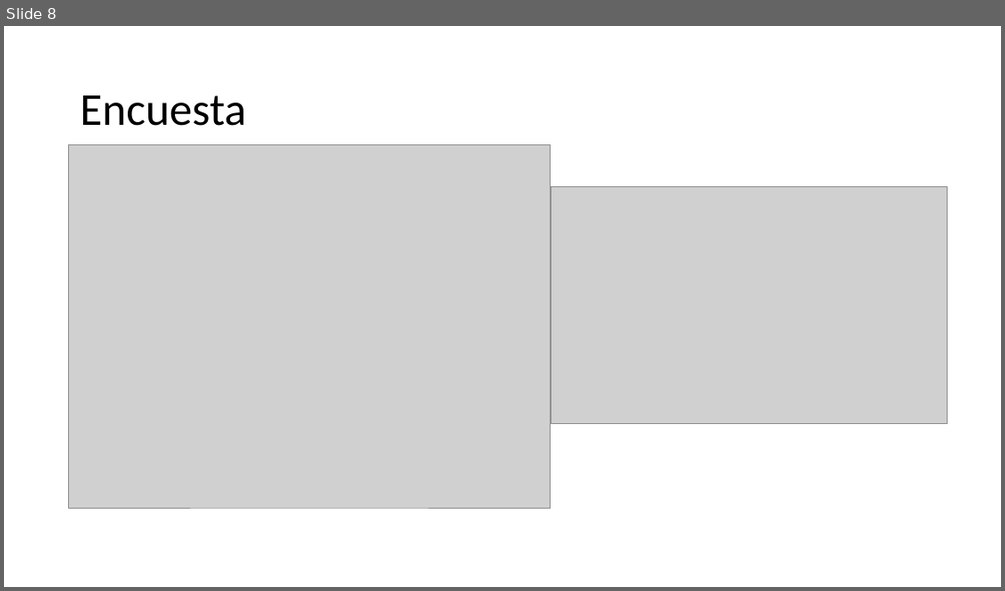
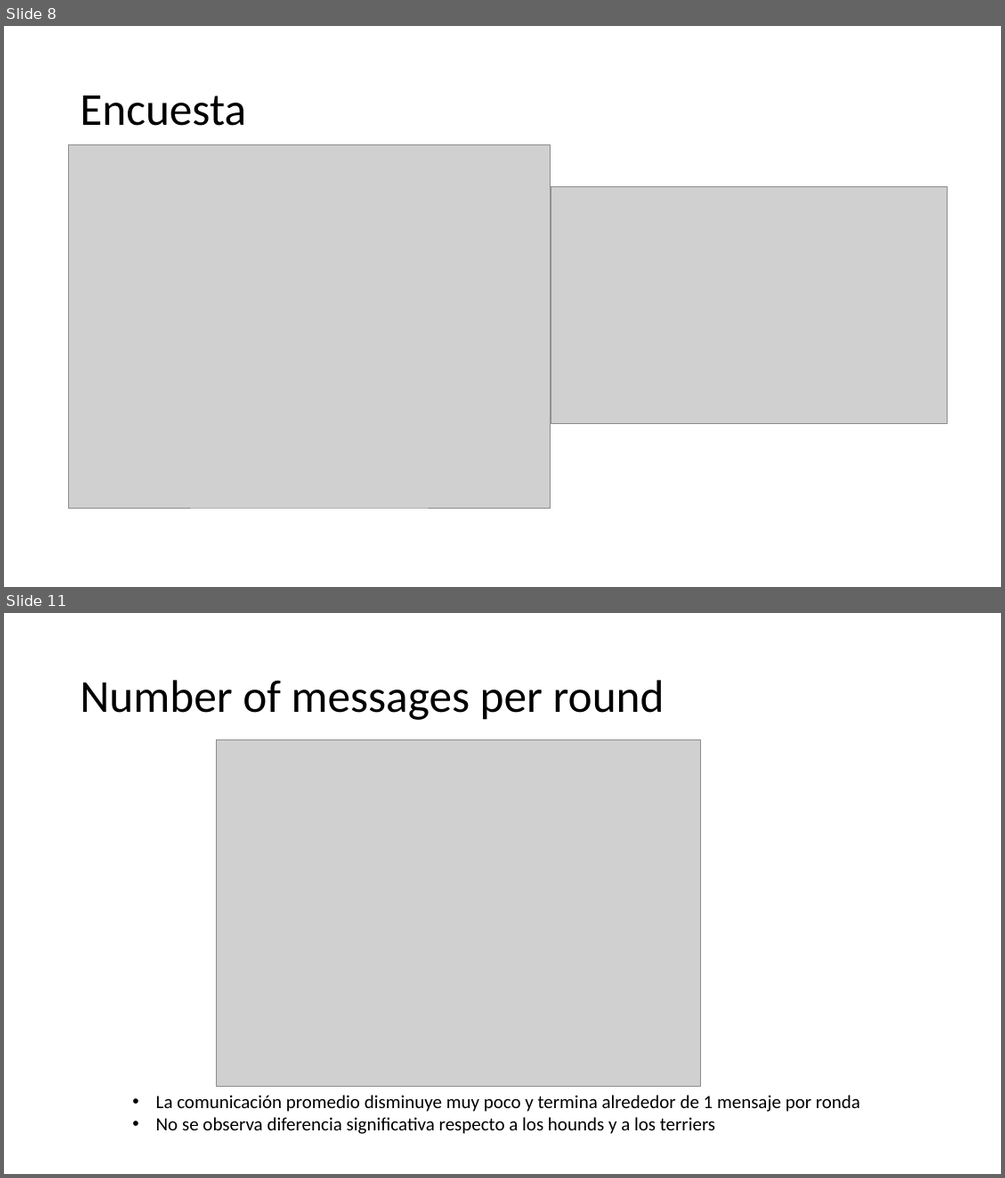
Before and after one commit to Slendercoder/DatosDLL, a slide deck: 12-16-18-23-27-sept-2019/Analysis/Colaboración, uso del lenguaje y comprensión.pptx. Shown one above the other, each under a label of ours: slide 8 before the commit, slides 8 and 11 after it; the slides between them are not shown. The pictures are 1005x591 and 1005x1178 pixels, drawn with LibreOffice and Linux fonts; fonts in the diff are those of the drawing; grey boxes stand for pictures. Boxes give left, top, right and bottom in pixels: in the first picture for what was removed or moved away, otherwise in the second. Text is boxed around its words. In the diff, an @@ line names an element or a change of style, - is before the commit and + after.

```diff
--- a/12-16-18-23-27-sept-2019/Analysis/Colaboración, uso del lenguaje y comprensión.pptx
+++ b/12-16-18-23-27-sept-2019/Analysis/Colaboración, uso del lenguaje y comprensión.pptx
@@ slide 11 added at <box>4,613,1001,1174</box>, background #FFFFFF @@
@@ title added at <box>80,680,664,720</box>, 44 pt, text #000000 @@
+Number of messages per round
@@ picture added at <box>217,740,700,1086</box> @@
@@ text added at <box>156,1094,860,1134</box>, 18 pt, text #000000 @@
+• La comunicación promedio disminuye muy poco y termina alrededor de 1 mensaje por ronda
+• No se observa diferencia significativa respecto a los hounds y a los terriers
```
Also in this commit, not shown: 1 slide changed, 2 other slides added, 1 slide removed, 7 other files.
